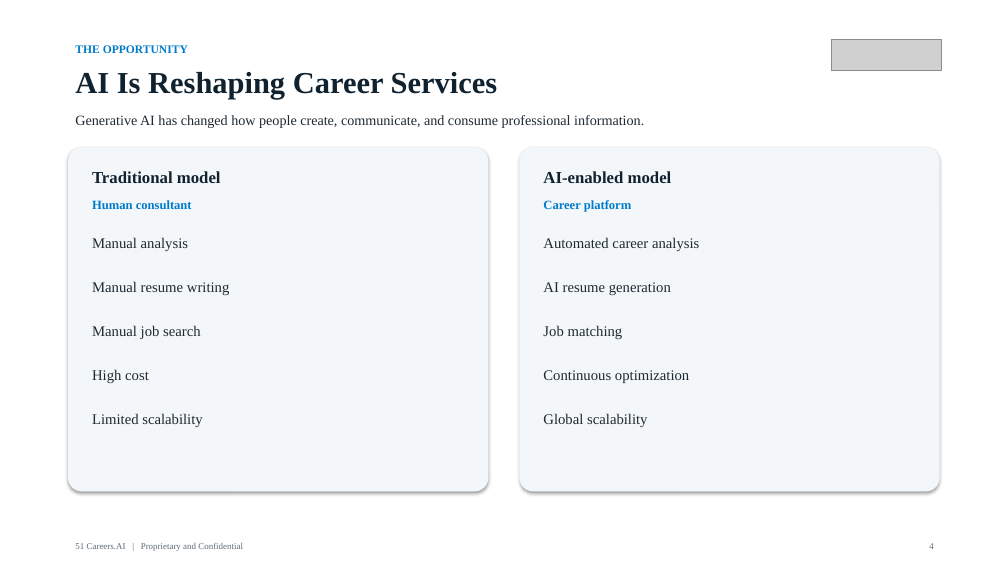
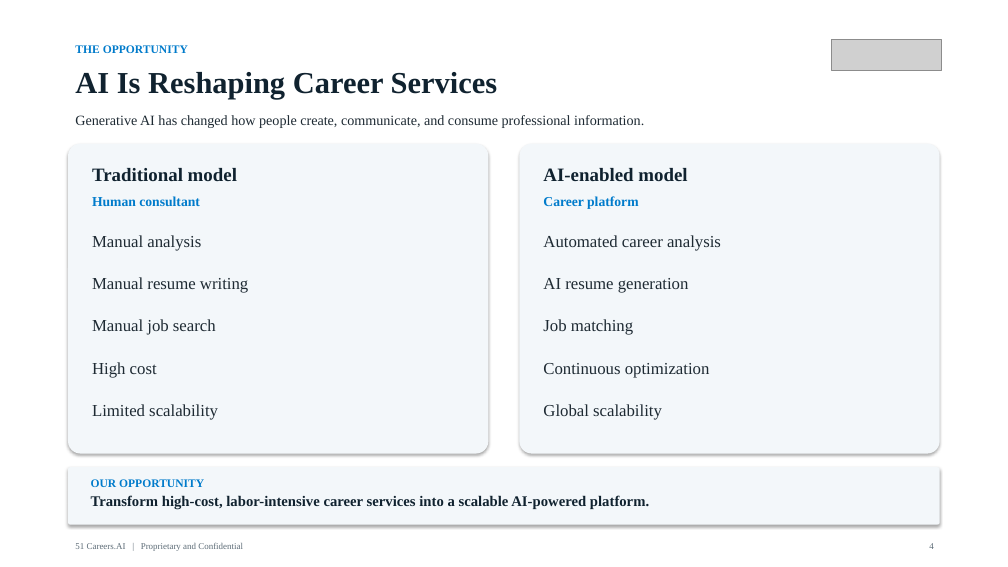
Before and after one commit to anthonyleedu/anthonyleedu, a slide deck: slide 4 of 51Careers_AI_Investor_Overview.pptx. Drawn at 1008x567 pixels with LibreOffice and Linux fonts; fonts in the diff are those of the drawing; grey boxes stand for pictures. Boxes give left, top, right and bottom in pixels: in the first picture for what was removed or moved away, otherwise in the second. Text is boxed around its words. In the diff, an @@ line names an element or a change of style, - is before the commit and + after.

```diff
--- a/51Careers_AI_Investor_Overview.pptx
+++ b/51Careers_AI_Investor_Overview.pptx
@@ rounded rectangle: place and size @@
-rounded rectangle at [68,147,488,492]
+rounded rectangle at [68,144,488,454]
@@ rounded rectangle: place and size @@
-rounded rectangle at [520,147,940,492]
+rounded rectangle at [520,144,940,454]
@@ text "Traditional model" at [92,168,237,181]: size 16 to 18 pt @@
@@ text "AI-enabled model" at [543,168,687,181]: size 16 to 18 pt @@
@@ text "Human consultant" at [92,196,200,206]: size 12 to 13 pt @@
@@ text "Career platform" at [543,196,638,209]: size 12 to 13 pt @@
@@ size 14 to 16 pt in 10 elements at [92,235,201,251], [543,235,721,251], [92,277,248,293], [543,278,689,293], [92,319,216,335], [543,319,633,335], [92,362,157,378], [543,363,710,378], [92,404,218,420], [543,404,662,420] @@
@@ 4 texts: place and size @@
-4 texts at [92,369,689,427]
+4 texts at [92,362,710,420]
@@ rounded rectangle added at [68,467,940,525], fill #F3F7FA @@
@@ text added at [91,479,204,487], 11 pt, text #007BCB, bold @@
+OUR OPPORTUNITY
@@ text added at [91,495,649,510], 14 pt, text #10222F, bold @@
+Transform high-cost, labor-intensive career services into a scalable AI-powered platform.
```
Also in this commit, not shown: 28 other slides changed, 1 other file.
